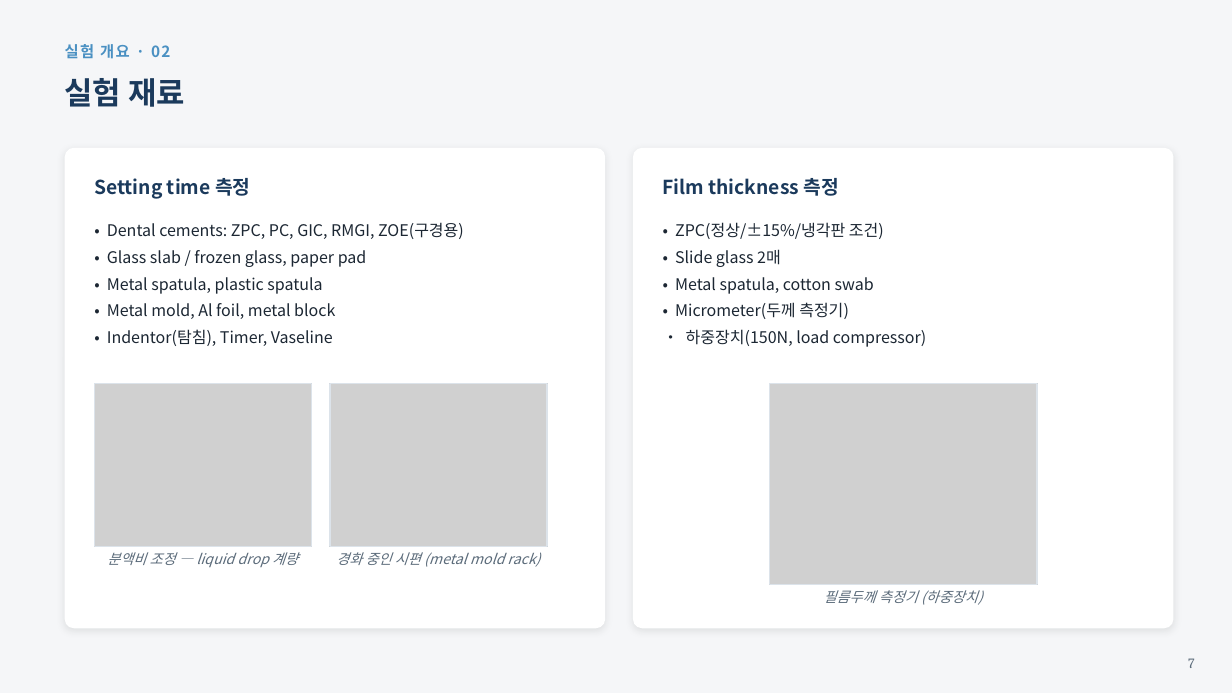
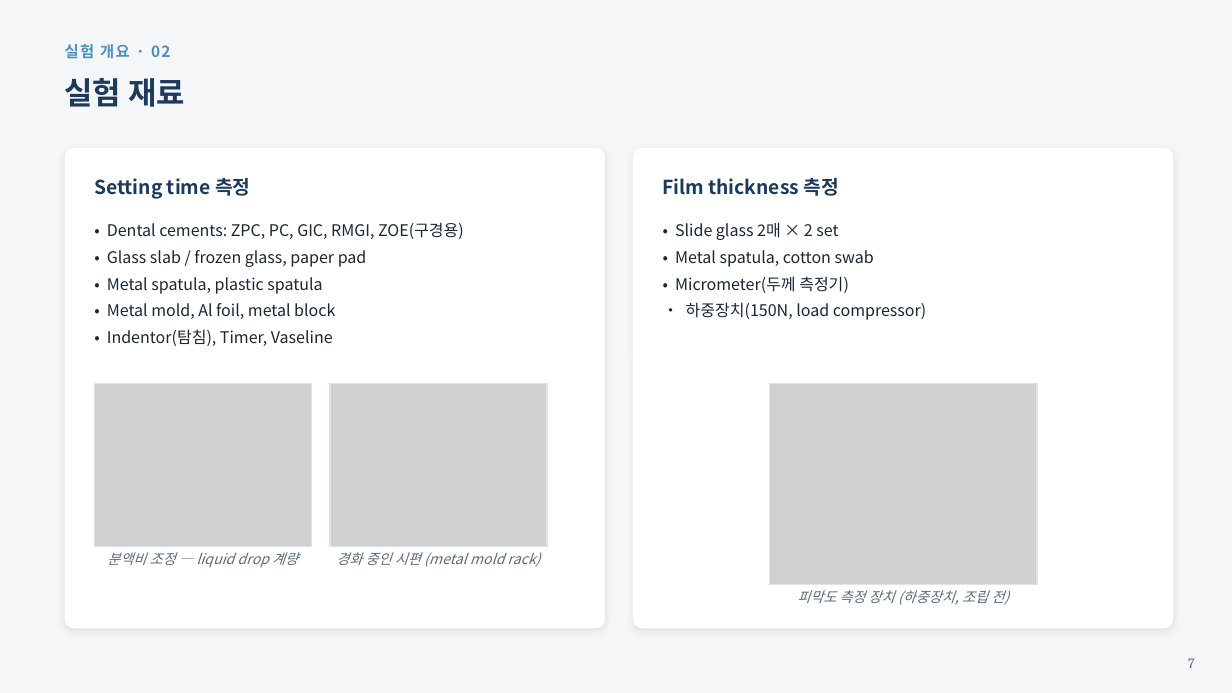
Before and after one commit to yojokem/-, a slide deck: slide 7 of 수복치과재료학실험/수복치과재료학실험_DentalCements_20260922.pptx. Drawn at 1232x693 pixels with LibreOffice and Linux fonts; fonts in the diff are those of the drawing; grey boxes stand for pictures. Boxes give left, top, right and bottom in pixels: in the first picture for what was removed or moved away, otherwise in the second. Text is boxed around its words. In the diff, an @@ line names an element or a change of style, - is before the commit and + after.

```diff
--- a/수복치과재료학실험/수복치과재료학실험_DentalCements_20260922.pptx
+++ b/수복치과재료학실험/수복치과재료학실험_DentalCements_20260922.pptx
@@ text at (675, 222, 838, 240): text changed @@
-• ZPC(정상/±15%/냉각판 조건)
-• Slide glass 2매
+• Slide glass 2매 × 2 set
@@ text at (797, 590, 1009, 605): text changed @@
-필름두께 측정기 (하중장치)
+피막도 측정 장치 (하중장치, 조립 전)
```
Also in this commit, not shown: 11 other slides changed, 3 other files.
